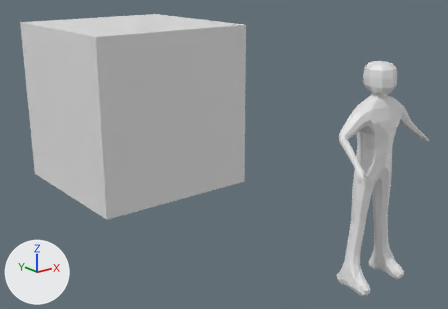
What one commit did to the Blender file character_and_rig2.blend.
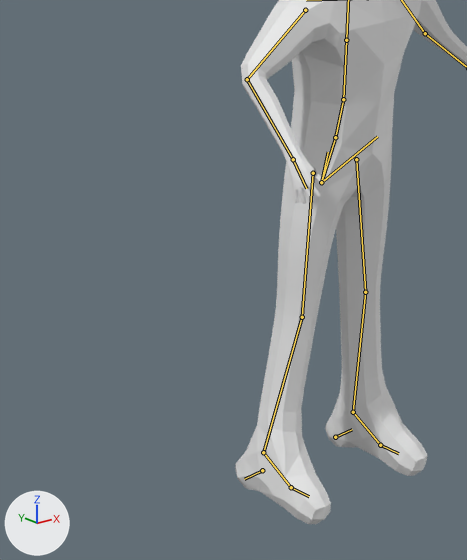
Each version is shown whole from a 50 mm camera at (-3.956, -2.996, 2.599) aimed at (0.089, 2.06, 0.577), then close up on the part from 57% to 93% of the width and 36% to 100% of the height. Lighting does not change. The marker at lower left points along +X, +Y and +Z. Both versions are drawn at the pose saved in each file; the numbers are the values there. The bones that bend it are drawn over the model as lines in the close-ups.
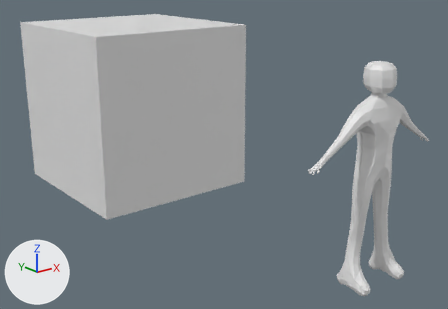
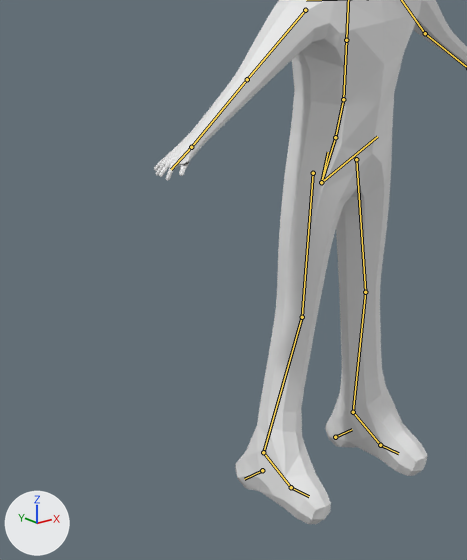
The change in detail:
Bone 'forearm.R' (bone_forearm_r) turns from (48, -11, 32) to (0, 0, 0) degrees about its own x, y and z.

Boxes (x1, y1, x2, y2) around the edits, measured in the close-ups (467 x 560 px):
'Cube.001', posed: before (235, 0, 467, 524); after (154, 0, 467, 524)
bone 'forearm.R', root to tip: before (247, 79) to (293, 159); after (247, 79) to (191, 147)
